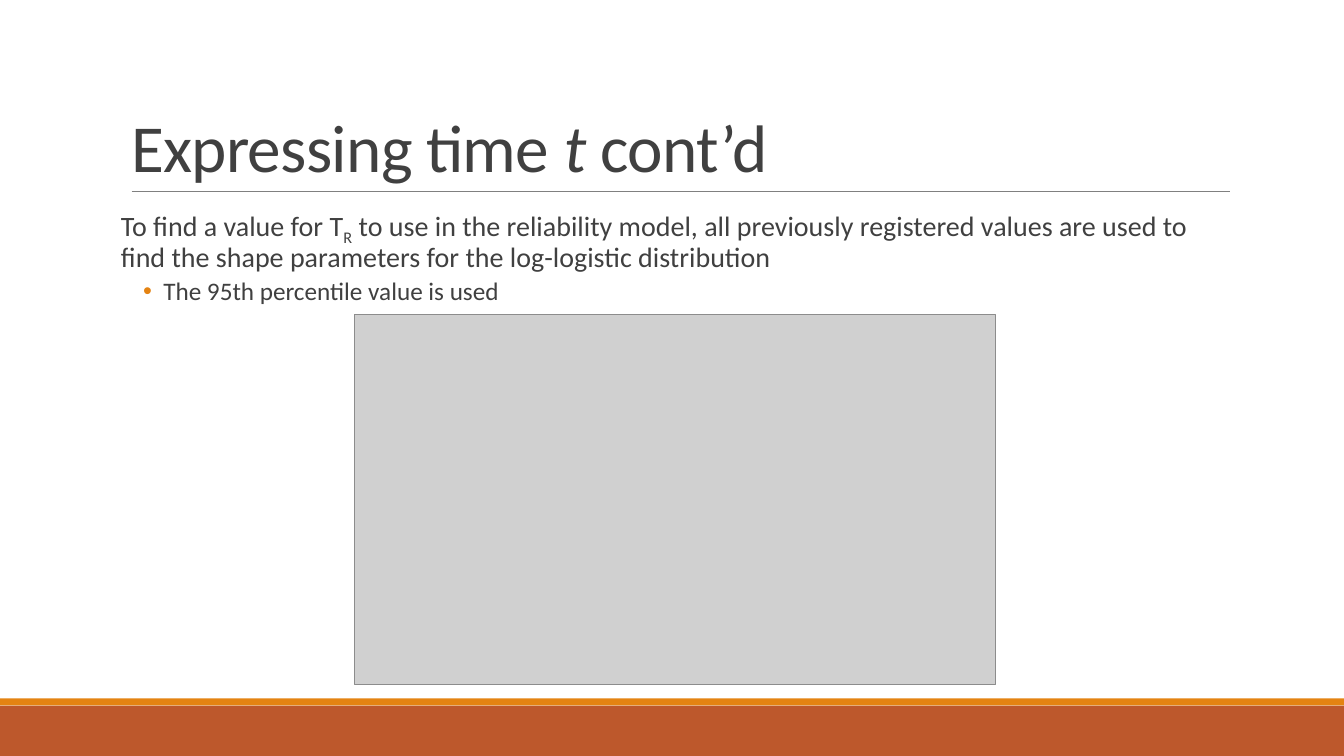
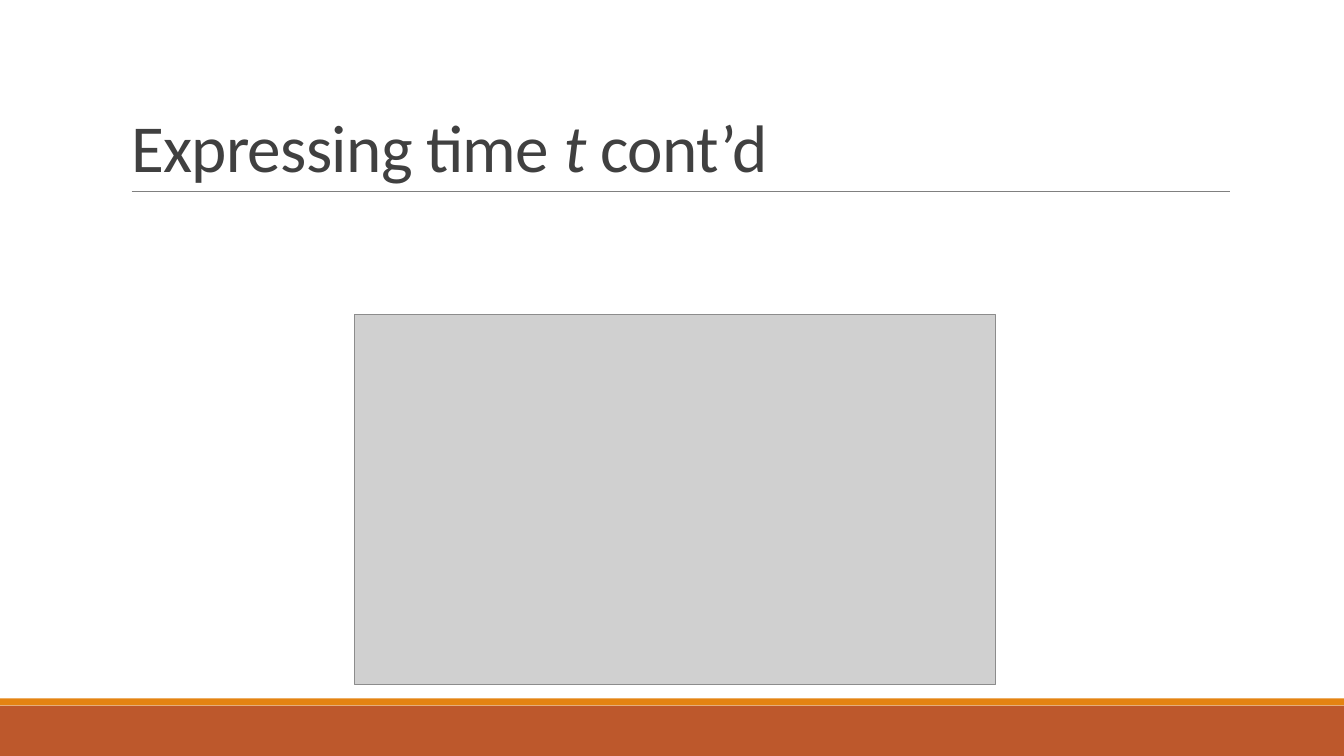
Before and after one commit to PStahl/master_thesis, a slide deck: slide 32 of presentation/presentation2.pptx. Drawn at 1344x756 pixels with LibreOffice and Linux fonts; fonts in the diff are those of the drawing; grey boxes stand for pictures. Boxes give left, top, right and bottom in pixels: in the first picture for what was removed or moved away, otherwise in the second. Text is boxed around its words. In the diff, an @@ line names an element or a change of style, - is before the commit and + after.

```diff
--- a/presentation/presentation2.pptx
+++ b/presentation/presentation2.pptx
@@ text removed at (121,216,1187,304) @@
-To find a value for TR to use in the reliability model, all previously registered values are used to find the shape parameters for the log-logistic distribution
-  • The 95th percentile value is used
```
Also in this commit, not shown: 3 other slides changed.
